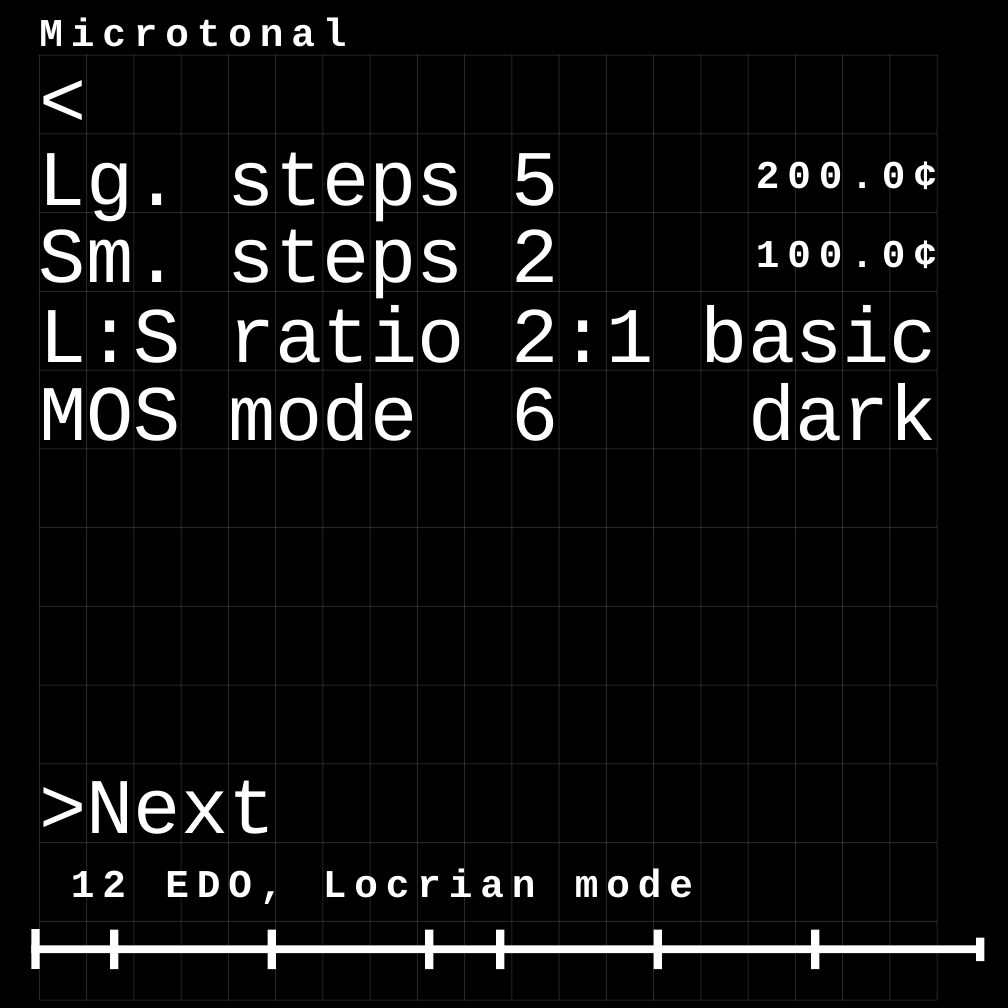
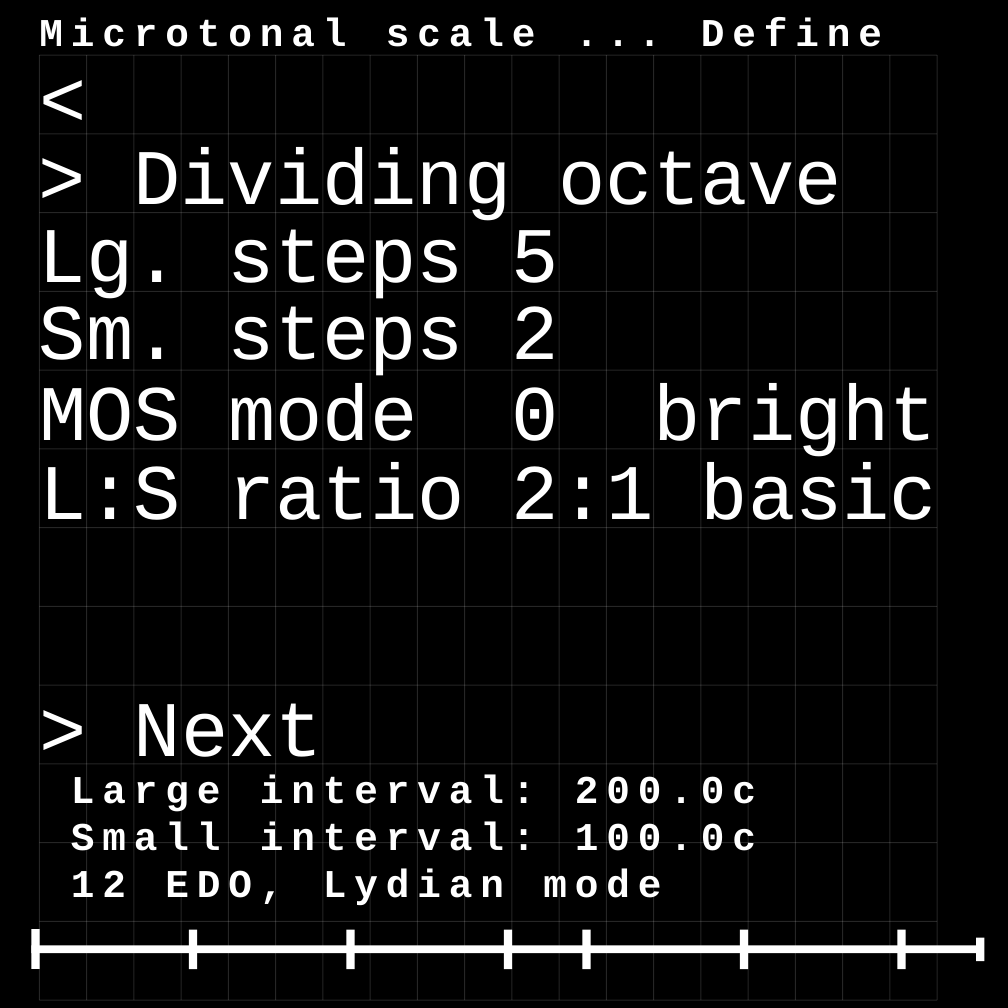
Before and after one commit to theHDM/MultiCoreTest, a slide deck: slide 7 of Hexboard Edit Design.pptx (slide 5 before the commit). Drawn at 1008x1008 pixels with LibreOffice and Linux fonts; fonts in the diff are those of the drawing. Boxes give left, top, right and bottom in pixels: in the first picture for what was removed or moved away, otherwise in the second. Text is boxed around its words. In the diff, an @@ line names an element or a change of style, - is before the commit and + after.

```diff
--- a/Hexboard Edit Design.pptx
+++ b/Hexboard Edit Design.pptx
@@ text at box(39, 18, 882, 56): text changed @@
-Microtonal
+Microtonal scale ... Define
@@ text added at box(133, 147, 843, 221), 90 pt, text #FFFFFF @@
+> Dividing octave
@@ text removed at box(787, 161, 811, 189) @@
-200.0¢
@@ text "Lg. steps 5": place and size @@
-text "Lg. steps 5" at box(39, 152, 558, 222)
+text "Lg. steps 5" at box(39, 229, 558, 299)
@@ text removed at box(787, 240, 811, 268) @@
-100.0¢
@@ text "Sm. steps 2": place and size @@
-text "Sm. steps 2" at box(39, 229, 558, 299)
+text "Sm. steps 2" at box(39, 306, 558, 376)
@@ text at box(39, 383, 938, 457): text changed @@
-MOS mode 6 dark
+MOS mode 0 bright
@@ text "L:S ratio 2:1 basic" rewrapped from box(39, 305, 937, 384) to box(39, 462, 937, 529) @@
@@ text at box(134, 703, 323, 777): spaces changed @@
->Next
+> Next
@@ text added at box(71, 774, 756, 812), 45 pt, text #FFFFFF, bold @@
+Large interval: 200.0c
@@ text added at box(71, 822, 756, 851), 45 pt, text #FFFFFF, bold @@
+Small interval: 100.0c
@@ text at box(71, 869, 661, 906): text changed @@
-12 EDO, Locrian mode
+12 EDO, Lydian mode
@@ rectangle: place and size @@
-rectangle at box(496, 930, 505, 970)
+rectangle at box(189, 930, 197, 970)
@@ rectangle: place and size @@
-rectangle at box(654, 930, 662, 970)
+rectangle at box(346, 930, 355, 970)
@@ rectangle: place and size @@
-rectangle at box(811, 930, 820, 970)
+rectangle at box(504, 930, 512, 970)
@@ rectangle: place and size @@
-rectangle at box(425, 930, 433, 970)
+rectangle at box(582, 930, 590, 970)
@@ rectangle: place and size @@
-rectangle at box(110, 930, 118, 970)
+rectangle at box(740, 930, 748, 970)
@@ rectangle: place and size @@
-rectangle at box(268, 930, 276, 970)
+rectangle at box(897, 930, 905, 970)
```
Also in this commit, not shown: 3 other slides changed, 8 slides added, 17 slides removed.
